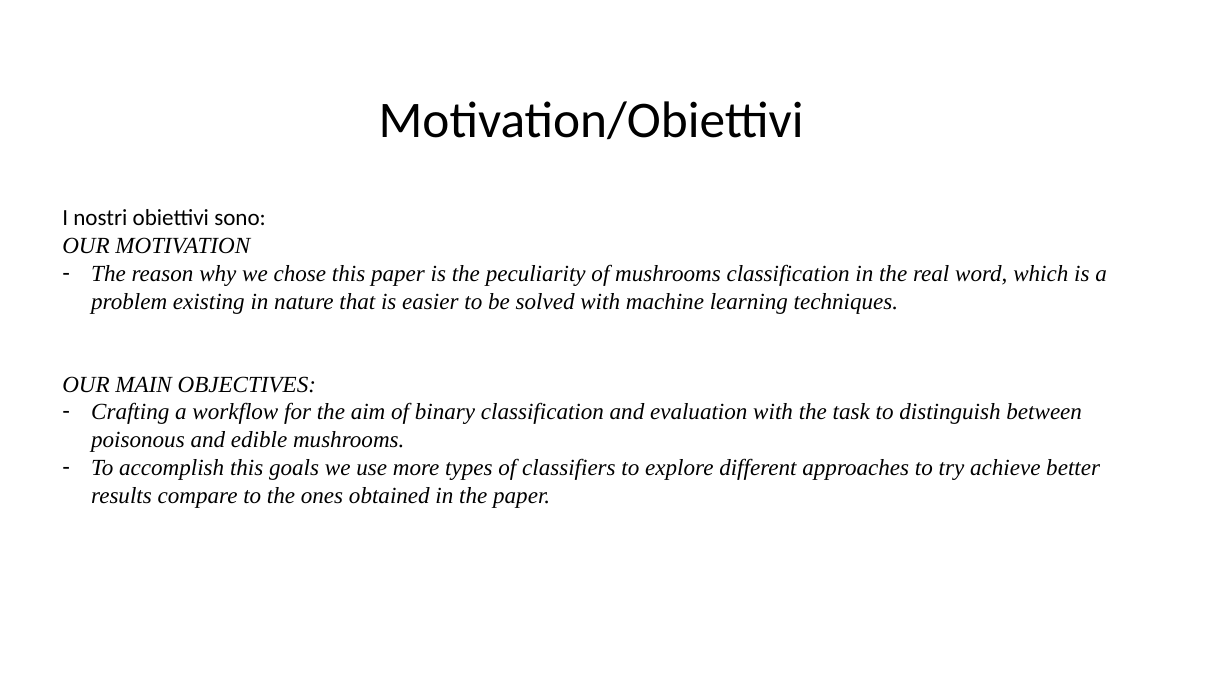
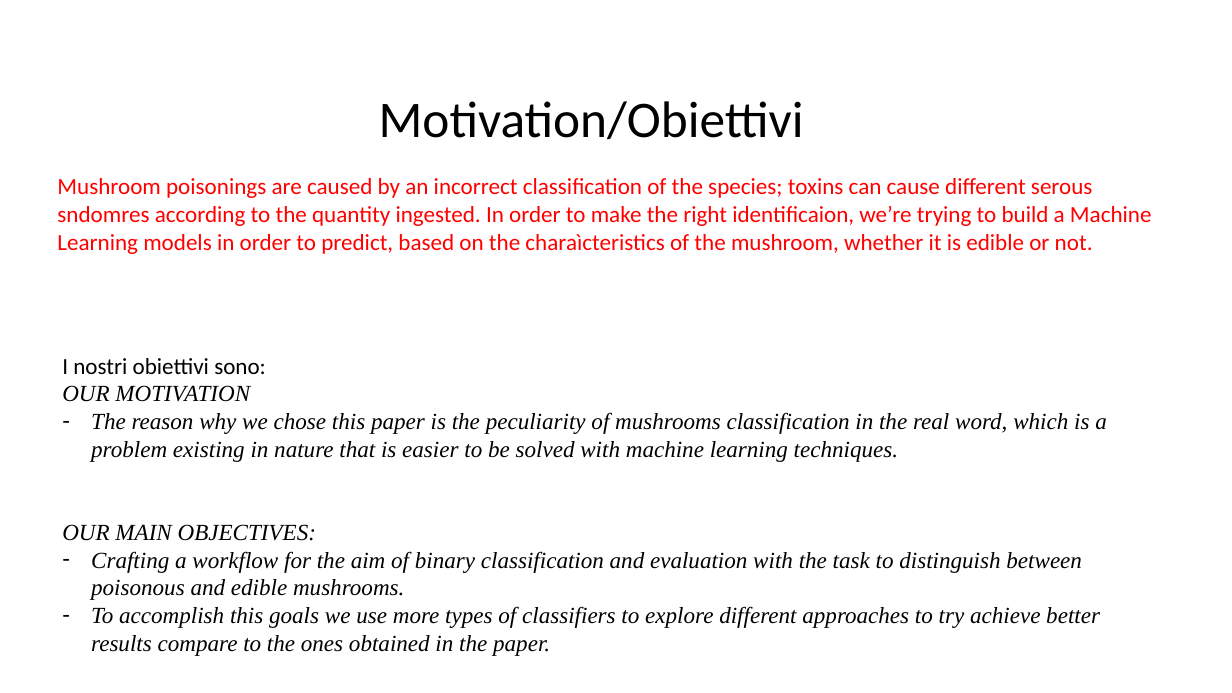
Before and after one commit to alessandro-maccario/Data_Mining_and_Neurocomputing, a slide deck: slide 3 of Data_Mining_Presentation.pptx (slide 4 before the commit). Drawn at 1232x693 pixels with LibreOffice and Linux fonts; fonts in the diff are those of the drawing. Boxes give left, top, right and bottom in pixels: in the first picture for what was removed or moved away, otherwise in the second. Text is boxed around its words. In the diff, an @@ line names an element or a change of style, - is before the commit and + after.

```diff
--- a/Data_Mining_Presentation.pptx
+++ b/Data_Mining_Presentation.pptx
@@ text added at [57, 178, 1152, 254], 18 pt, text #FF0000 @@
+Mushroom poisonings are caused by an incorrect classification of the species; toxins can cause different serous sndomres according to the quantity ingested. In order to make the right identificaion, we’re trying to build a Machine Learning models in order to predict, based on the charaìcteristics of the mushroom, whether it is edible or not.
@@ text "I nostri obiettivi sono:": place and size @@
-text "I nostri obiettivi sono:" at [62, 209, 1107, 508]
+text "I nostri obiettivi sono:" at [62, 358, 1107, 656]
```
Also in this commit, not shown: 7 other slides changed, 1 slide added, 2 slides removed.
